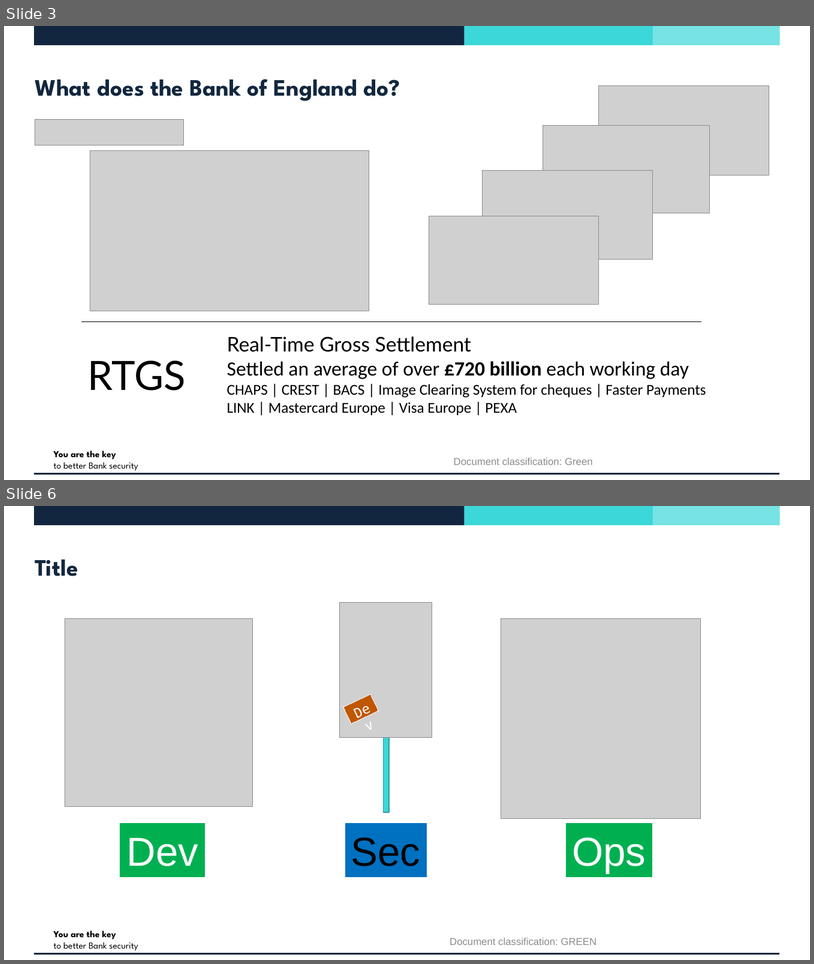
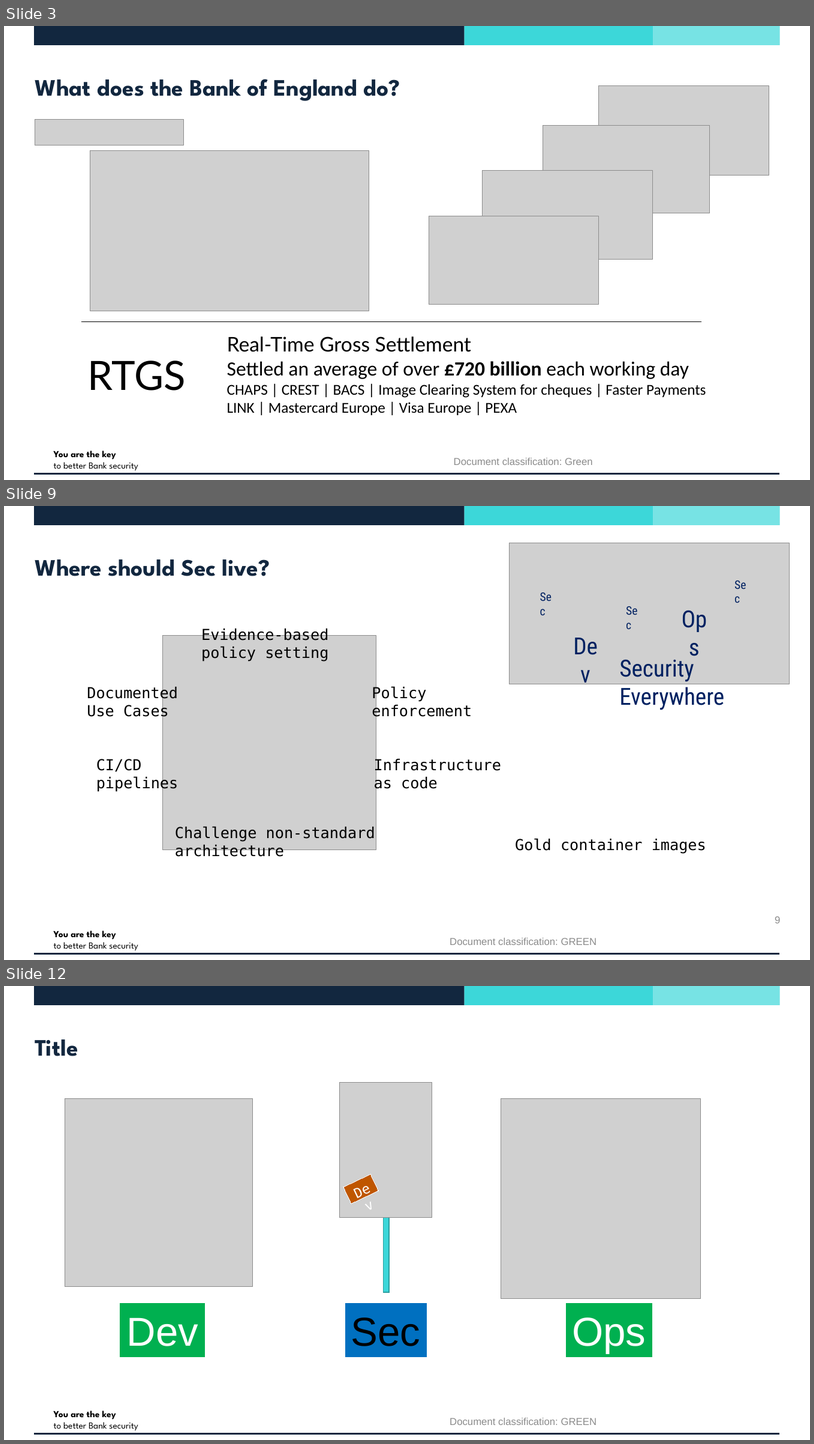
Before and after one commit to vincentjking/Presentations, a slide deck: 202301 - BCS/DevSecOps - The True Cost of Secure Transformation.pptx. Shown one above the other, each under a label of ours: slides 3 and 6 before the commit, slides 3, 9 and 12 after it; the slides between them are not shown. The pictures are 814x964 and 814x1444 pixels, drawn with LibreOffice and Linux fonts; fonts in the diff are those of the drawing; grey boxes stand for pictures; background and template pictures are left out. Boxes give left, top, right and bottom in pixels: in the first picture for what was removed or moved away, otherwise in the second. Text is boxed around its words. In the diff, an @@ line names an element or a change of style, - is before the commit and + after.

```diff
--- a/202301 - BCS/DevSecOps - The True Cost of Secure Transformation.pptx
+++ b/202301 - BCS/DevSecOps - The True Cost of Secure Transformation.pptx
@@ slide 9 added at (4,506,810,960), background #FFFFFF; not listed: 5 template elements that a slide beside it also shows @@
@@ title added at (35,559,270,576), 28 pt, text #12273F, bold @@
+Where should Sec live?
@@ text added at (201,627,329,661), 18 pt, text #000000 @@
+Evidence-based
+policy setting
@@ picture added at (162,636,376,849) @@
@@ group added at (510,543,791,710): 6 texts, 1 picture @@
+Sec
+Sec
+Sec
+Dev
+Ops
+Security Everywhere
@@ text added at (87,685,178,720), 18 pt, text #000000 @@
+Documented
+Use Cases
@@ text added at (372,685,472,720), 18 pt, text #000000 @@
+Policy
+enforcement
@@ text added at (374,757,501,792), 18 pt, text #000000 @@
+Infrastructure
+as code
@@ text added at (96,759,179,792), 18 pt, text #000000 @@
+CI/CD
+pipelines
@@ text added at (175,826,375,859), 18 pt, text #000000 @@
+Challenge non-standard
+architecture
@@ text added at (515,838,707,853), 18 pt, text #000000 @@
+Gold container images
@@ page number added at (775,916,780,923), 12 pt, text #8C8C8C @@
+9
@@ text added at (450,937,597,945), 12 pt, text #8C8C8C @@
+Document classification: GREEN
@@ what was slide 6 is now slide 12 @@
```
Also in this commit, not shown: 4 slides changed, 8 other slides added, 3 slides removed.
